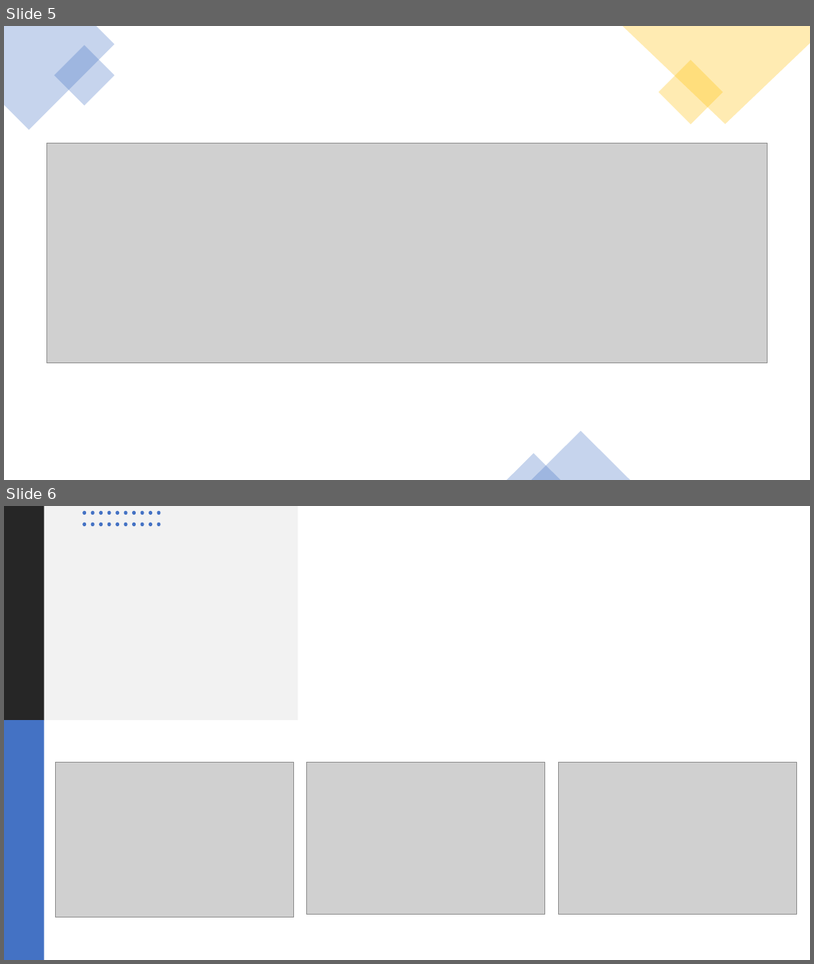
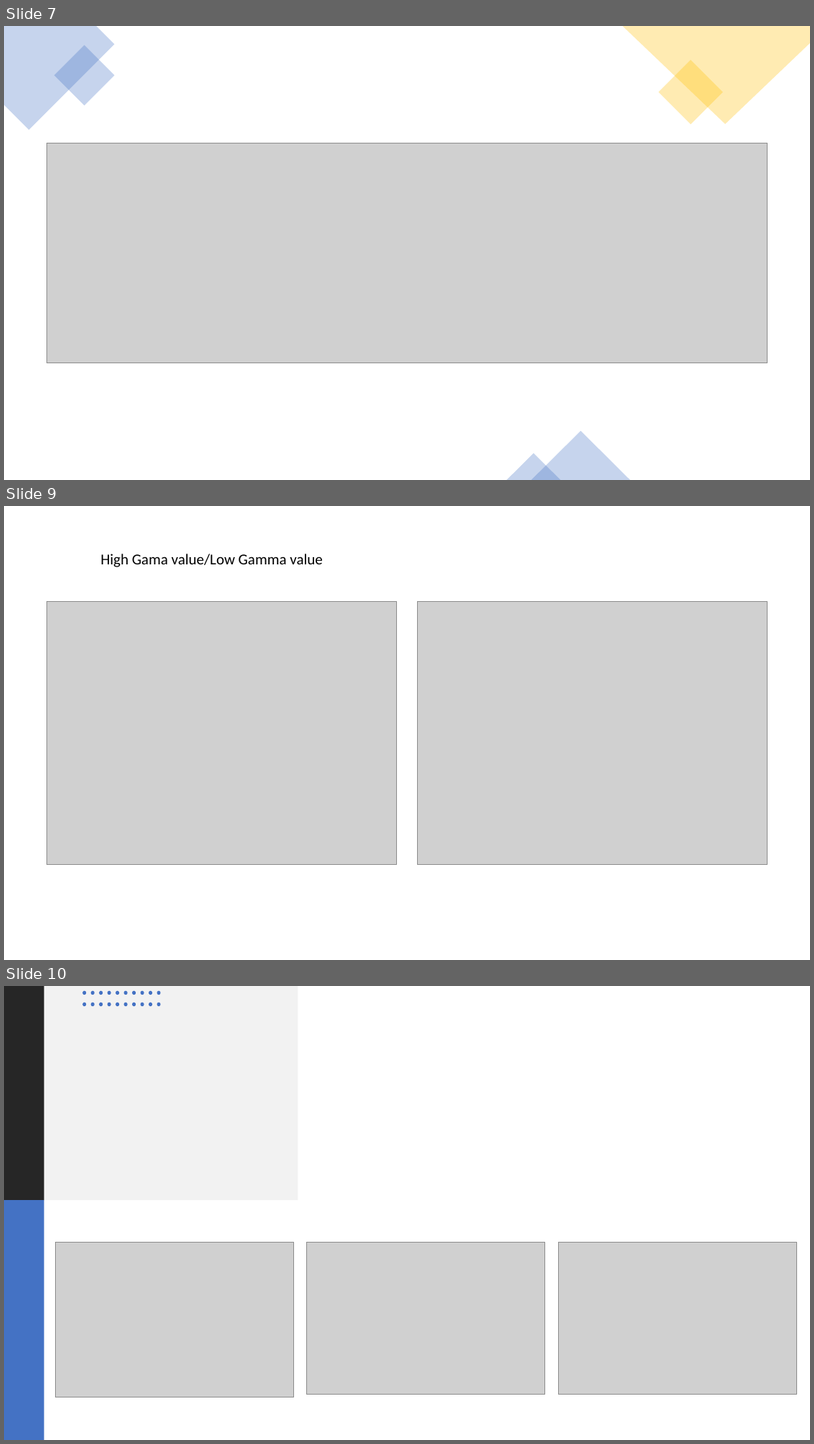
Before and after one commit to Sweta716/DataScience, a slide deck: Assignment 5/SVM Classification technique.pptx. Shown one above the other, each under a label of ours: slides 5 and 6 before the commit, slides 7, 9 and 10 after it; the slides between them are not shown. The pictures are 814x964 and 814x1444 pixels, drawn with LibreOffice and Linux fonts; fonts in the diff are those of the drawing; grey boxes stand for pictures. Boxes give left, top, right and bottom in pixels: in the first picture for what was removed or moved away, otherwise in the second. Text is boxed around its words. In the diff, an @@ line names an element or a change of style, - is before the commit and + after.

```diff
--- a/Assignment 5/SVM Classification technique.pptx
+++ b/Assignment 5/SVM Classification technique.pptx
@@ slide 9 added at [4, 506, 810, 960], background #FFFFFF @@
@@ text added at [100, 554, 322, 567], 18 pt, text #000000 @@
+High Gama value/Low Gamma value
@@ picture added at [46, 602, 396, 864] @@
@@ picture added at [418, 602, 768, 864] @@
@@ what was slide 5 is now slide 7 @@
@@ what was slide 6 is now slide 10 @@
```
Also in this commit, not shown: 3 other slides added, 4 other files.
